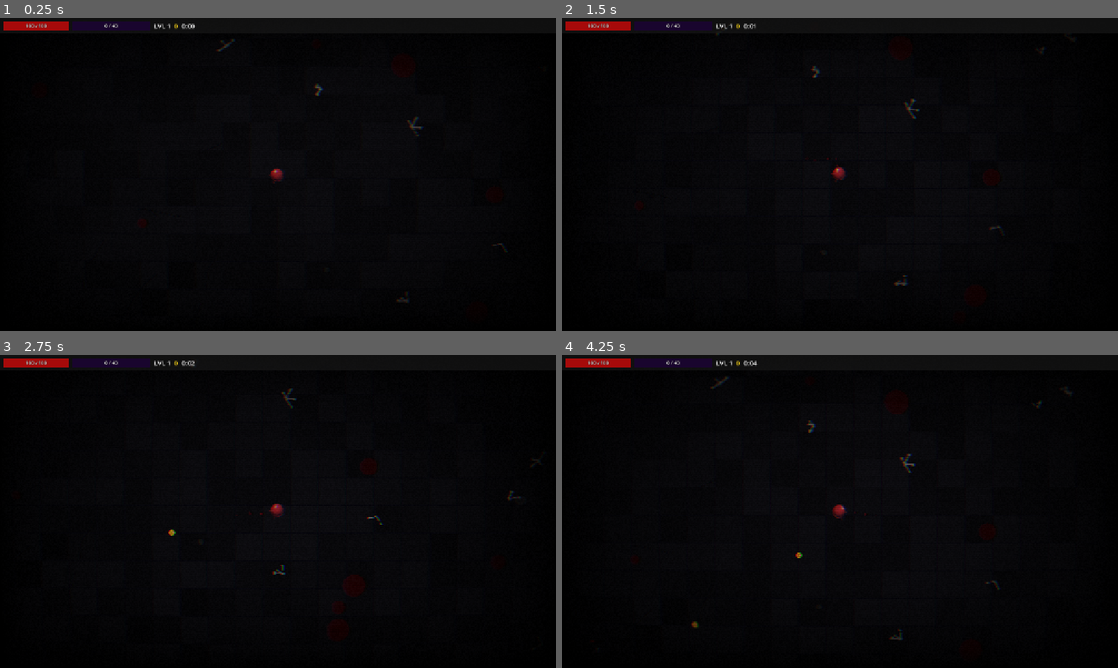
Above: before the commit, frames 1-4 (two rows, left to right).
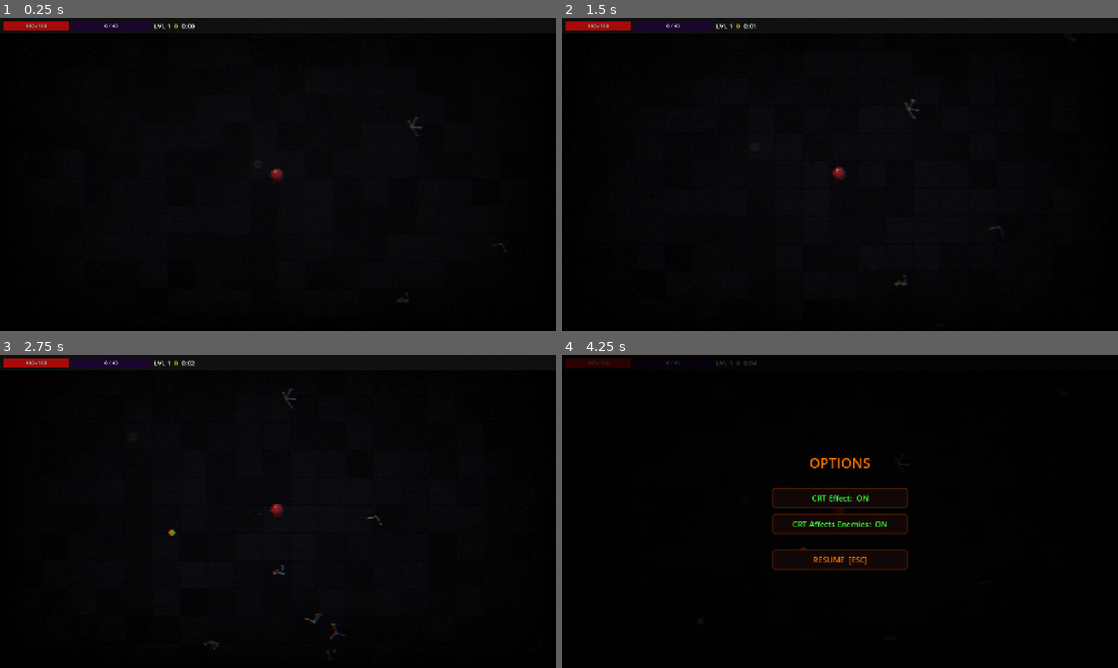
Above: after the commit, the same moments.

Repository: Drowth/Giblets
Game: Godot game, scene res://scenes/Main.tscn
Two runs of this game, one before a commit and one after it. Both use one fixed random seed, a clock stepped at 60 frames per second and the inputs below. Sound files missing from this copy of the repository are replaced by a short silence.
Inputs:
- Up to frame 1 (0.25 s): no input
- Up to frame 2 (1.5 s): tap Enter at 0.5 s; hold Right (ui_right) 0.53-1.28 s; hold Down (ui_down) from 1.28 s (still down)
- Up to frame 3 (2.75 s): release Down (ui_down) at 2.03 s; hold Right (ui_right) from 2.03 s (still down)
- Up to frame 4 (4.25 s): release Right (ui_right) at 2.78 s; hold Up (ui_up) 2.78-3.53 s; hold Left (ui_left) from 3.53 s (still down); tap Escape (ui_cancel) at 4.15 s

The runs differ from the first frame. In frame 1, less than 0.1% of the frame differs, in the area x 39-59%, y 6-25%; in frame 2, less than 0.1%; in frame 3, 0.2%; in frame 4, 2.5%, in the area x 0-92%, y 1-92%.

Commit message:
Add ESC options screen, fix pause, and clean up blood visuals
- ESC options screen with CRT on/off and enemies-above-CRT toggle
- Fix game not pausing during upgrade/options screens (was caused by PROCESS_MODE_ALWAYS on Main propagating to all children)
- Remove static blood pools from procedural background (Background.gd)
- Restore BloodSmears on kill; wraith smears are dark green
- Shrink BloodSplatter particle effect (size and velocity halved)
- BloodSmears.add_smear() now accepts a tint colour parameter
- Update CLAUDE.md and README to reflect new systems

Co-Authored-By: Claude Sonnet 4.6 <noreply@anthropic.com>

Diff:
--- a/scenes/BloodSplatter.tscn
+++ b/scenes/BloodSplatter.tscn
@@ -3,15 +3,15 @@
 [ext_resource type="Script" path="res://scripts/BloodSplatter.gd" id="1"]
 
 [node name="BloodSplatter" type="CPUParticles2D"]
-amount = 30
-lifetime = 0.75
+amount = 18
+lifetime = 0.6
 one_shot = true
 explosiveness = 0.92
 spread = 180.0
 gravity = Vector2(0, 180)
-initial_velocity_min = 70.0
-initial_velocity_max = 240.0
-scale_amount_min = 3.0
-scale_amount_max = 7.5
+initial_velocity_min = 40.0
+initial_velocity_max = 130.0
+scale_amount_min = 1.2
+scale_amount_max = 3.0
 color = Color(0.72, 0.02, 0.02, 1)
 script = ExtResource("1")
--- a/scripts/Background.gd
+++ b/scripts/Background.gd
@@ -9,7 +9,6 @@
 	rng.seed = 0xDEADBEEF
 	_draw_tiles(rng)
 	_draw_cracks(rng)
-	_draw_blood_pools(rng)
 	_draw_bones(rng)
 	_draw_skulls(rng)
 	_draw_world_border()
@@ -46,17 +45,6 @@
 				var ba := angle + rng.randf_range(-0.8, 0.8)
 				var bl := rng.randf_range(8.0, 24.0)
 				draw_line(cur, cur + Vector2(cos(ba) * bl, sin(ba) * bl), crack_color, 1.0)
-
-func _draw_blood_pools(rng: RandomNumberGenerator) -> void:
-	for _i in 80:
-		var pos := Vector2(rng.randf() * GameState.WORLD_SIZE.x, rng.randf() * GameState.WORLD_SIZE.y)
-		var r := rng.randf_range(10.0, 30.0)
-		var d := rng.randf_range(0.28, 0.46)
-		# Outer pool — dried, almost black
-		draw_circle(pos, r, Color(d * 0.70, 0.0, 0.0, 0.55))
-		# Inner slick — slightly fresher
-		var inner_offset := Vector2(rng.randf_range(-5.0, 5.0), rng.randf_range(-5.0, 5.0))
-		draw_circle(pos + inner_offset, r * 0.50, Color(d * 0.45, 0.0, 0.0, 0.40))
 
 func _draw_bones(rng: RandomNumberGenerator) -> void:
 	for _i in 60:
--- a/scripts/BloodSmears.gd
+++ b/scripts/BloodSmears.gd
@@ -12,7 +12,7 @@
 # Call from Enemy on death.
 # dir  — normalised movement direction of the enemy (used for smear trail axis)
 # scale_mul — 1.0 for regulars, ~2.5 for bosses
-func add_smear(pos: Vector2, dir: Vector2 = Vector2.RIGHT, scale_mul: float = 1.0) -> void:
+func add_smear(pos: Vector2, dir: Vector2 = Vector2.RIGHT, scale_mul: float = 1.0, tint: Color = Color(1.0, 0.0, 0.0)) -> void:
 	if _smears.size() >= MAX_SMEARS:
 		_smears.pop_front()
 
@@ -22,12 +22,12 @@
 	var d := dir.normalized() if dir.length_squared() > 0.01 \
 		else Vector2(rng.randf_range(-1.0, 1.0), rng.randf_range(-1.0, 1.0)).normalized()
 
-	var main_r  := rng.randf_range(10.0, 17.0) * scale_mul
-	var length  := rng.randf_range(20.0, 44.0) * scale_mul
-	var redness := rng.randf_range(0.12, 0.22)
-	var alpha   := rng.randf_range(0.60, 0.80)
-	var col     := Color(redness,         0.0, 0.0, alpha)
-	var icol    := Color(redness * 0.50,  0.0, 0.0, alpha * 0.72)
+	var main_r    := rng.randf_range(10.0, 17.0) * scale_mul
+	var length    := rng.randf_range(20.0, 44.0) * scale_mul
+	var intensity := rng.randf_range(0.12, 0.22)
+	var alpha     := rng.randf_range(0.60, 0.80)
+	var col       := Color(tint.r * intensity,        tint.g * intensity,        tint.b * intensity,        alpha)
+	var icol      := Color(tint.r * intensity * 0.50, tint.g * intensity * 0.50, tint.b * intensity * 0.50, alpha * 0.72)
 
 	# Satellite splatter drops
 	var dots: Array = []
@@ -37,7 +37,7 @@
 		dots.append({
 			"ofs": Vector2(cos(da) * spread, sin(da) * spread),
 			"r":   rng.randf_range(2.0, 7.0) * scale_mul,
-			"col": Color(redness * 0.7, 0.0, 0.0, rng.randf_range(0.28, 0.52))
+			"col": Color(tint.r * intensity * 0.7, tint.g * intensity * 0.7, tint.b * intensity * 0.7, rng.randf_range(0.28, 0.52))
 		})
 
 	_smears.append({
--- a/scripts/Main.gd
+++ b/scripts/Main.gd
@@ -1,9 +1,16 @@
 extends Node2D
 
-const ENEMY_SCENE        = preload("res://scenes/Enemy.tscn")
-const WRAITH_SCENE       = preload("res://scenes/Wraith.tscn")
-const BONE_SENTRY_SCRIPT = preload("res://scripts/BoneSentry.gd")
+const ENEMY_SCENE         = preload("res://scenes/Enemy.tscn")
+const WRAITH_SCENE        = preload("res://scenes/Wraith.tscn")
+const BONE_SENTRY_SCRIPT  = preload("res://scripts/BoneSentry.gd")
 const BLOOD_SMEARS_SCRIPT = preload("res://scripts/BloodSmears.gd")
+const OPTIONS_SCRIPT      = preload("res://ui/OptionsScreen.gd")
+
+var _crt_rect:            ColorRect   = null
+var _enemies_canvas:      CanvasLayer = null
+var _options_screen:      CanvasLayer = null
+var _crt_enabled:         bool        = true
+var _crt_affects_enemies: bool        = true
 
 @onready var enemies_container: Node2D = $Enemies
 @onready var projectiles_container: Node2D = $Projectiles
@@ -37,27 +44,72 @@
 		level_up_screen.hide()
 	_setup_blood_smears()
 	_setup_crt()
+	_setup_enemies_canvas()
+	_setup_options_screen()
 
 func _setup_blood_smears() -> void:
 	var node := BLOOD_SMEARS_SCRIPT.new()
 	add_child(node)
 
 func _setup_crt() -> void:
-	$UI.layer = 200  # render UI above the CRT post-process layer
+	$UI.layer = 200
 	var crt_layer := CanvasLayer.new()
-	crt_layer.layer = 128
+	crt_layer.layer        = 128
 	crt_layer.process_mode = Node.PROCESS_MODE_ALWAYS
-	var rect := ColorRect.new()
-	rect.set_anchors_and_offsets_preset(Control.PRESET_FULL_RECT)
-	rect.mouse_filter = Control.MOUSE_FILTER_IGNORE
-	rect.process_mode = Node.PROCESS_MODE_ALWAYS
+	_crt_rect = ColorRect.new()
+	_crt_rect.set_anchors_and_offsets_preset(Control.PRESET_FULL_RECT)
+	_crt_rect.mouse_filter = Control.MOUSE_FILTER_IGNORE
+	_crt_rect.process_mode = Node.PROCESS_MODE_ALWAYS
 	var shader = load("res://shaders/crt_effect.gdshader")
 	if shader:
 		var mat := ShaderMaterial.new()
 		mat.shader = shader
-		rect.material = mat
-	crt_layer.add_child(rect)
+		_crt_rect.material = mat
+	crt_layer.add_child(_crt_rect)
 	add_child(crt_layer)
+
+func _setup_enemies_canvas() -> void:
+	_enemies_canvas                      = CanvasLayer.new()
+	_enemies_canvas.follow_viewport_enabled = true
+	_enemies_canvas.layer                = 50  # below CRT (128) by default
+	add_child(_enemies_canvas)
+	enemies_container.reparent(_enemies_canvas)
+
+func _setup_options_screen() -> void:
+	_options_screen = CanvasLayer.new()
+	_options_screen.set_script(OPTIONS_SCRIPT)
+	add_child(_options_screen)
+	_options_screen.open_requested.connect(func():
+		if GameState.game_active:
+			_open_options()
+	)
+	_options_screen.crt_changed.connect(_on_crt_changed)
+	_options_screen.crt_enemies_changed.connect(_on_crt_enemies_changed)
+	_options_screen.resumed.connect(_close_options)
+
+func _open_options() -> void:
+	get_tree().paused = true
+	_options_screen.open(_crt_enabled, _crt_affects_enemies)
+
+func _close_options() -> void:
+	_options_screen.hide()
+	if not GameState.has_pending_level_up():
+		get_tree().paused = false
+
+func _on_crt_changed(enabled: bool) -> void:
+	_crt_enabled = enabled
+	_apply_crt_settings()
+
+func _on_crt_enemies_changed(enabled: bool) -> void:
+	_crt_affects_enemies = enabled
+	_apply_crt_settings()
+
+func _apply_crt_settings() -> void:
+	if _crt_rect:
+		_crt_rect.visible = _crt_enabled
+	if _enemies_canvas:
+		var above := not _crt_enabled or not _crt_affects_enemies
+		_enemies_canvas.layer = 150 if above else 50
 
 func _start_music() -> void:
 	if not music_player:
--- a/scripts/Wraith.gd
+++ b/scripts/Wraith.gd
@@ -183,7 +183,7 @@
 	var smears := get_tree().get_first_node_in_group("blood_smears")
 	if smears:
 		var dir := velocity.normalized() if velocity.length() > 1.0 else Vector2.DOWN
-		smears.add_smear(global_position, dir, 1.0)
+		smears.add_smear(global_position, dir, 1.0, Color(0.0, 1.0, 0.0))
 
 func _drop_xp() -> void:
 	if not _xp_container or not is_instance_valid(_xp_container):
--- /dev/null
+++ b/ui/OptionsScreen.gd
@@ -0,0 +1,133 @@
+extends CanvasLayer
+
+signal open_requested
+signal crt_changed(enabled: bool)
+signal crt_enemies_changed(enabled: bool)
+signal resumed
+
+var _crt_enabled: bool        = true
+var _crt_affects_enemies: bool = true
+
+func _ready() -> void:
+	layer        = 210
+	process_mode = Node.PROCESS_MODE_ALWAYS
+	hide()
+
+func open(crt_on: bool, crt_enemies: bool) -> void:
+	_crt_enabled         = crt_on
+	_crt_affects_enemies = crt_enemies
+	_rebuild()
+	show()
+
+func _process(_delta: float) -> void:
+	if not Input.is_action_just_pressed("ui_cancel"):
+		return
+	if visible:
+		_on_resume()
+	else:
+		open_requested.emit()
+
+func _rebuild() -> void:
+	for child in get_children():
+		child.queue_free()
+
+	# Dark overlay — blocks clicks on game world
+	var overlay := ColorRect.new()
+	overlay.set_anchors_and_offsets_preset(Control.PRESET_FULL_RECT)
+	overlay.color        = Color(0.0, 0.0, 0.0, 0.74)
+	overlay.mouse_filter = Control.MOUSE_FILTER_STOP
+	overlay.process_mode = Node.PROCESS_MODE_ALWAYS
+	add_child(overlay)
+
+	var center := CenterContainer.new()
+	center.set_anchors_and_offsets_preset(Control.PRESET_FULL_RECT)
+	center.mouse_filter = Control.MOUSE_FILTER_IGNORE
+	center.process_mode = Node.PROCESS_MODE_ALWAYS
+	add_child(center)
+
+	var vbox := VBoxContainer.new()
+	vbox.add_theme_constant_override("separation", 14)
+	vbox.process_mode = Node.PROCESS_MODE_ALWAYS
+	center.add_child(vbox)
+
+	# Title
+	var title := Label.new()
+	title.text = "OPTIONS"
+	title.add_theme_font_size_override("font_size", 32)
+	title.add_theme_color_override("font_color", Color(1.0, 0.45, 0.0))
+	title.horizontal_alignment = HORIZONTAL_ALIGNMENT_CENTER
+	title.process_mode = Node.PROCESS_MODE_ALWAYS
+	vbox.add_child(title)
+
+	_add_spacer(vbox, 8)
+
+	# CRT effect toggle
+	var crt_btn := _make_toggle("CRT Effect", _crt_enabled)
+	crt_btn.pressed.connect(func():
+		_crt_enabled = not _crt_enabled
+		crt_changed.emit(_crt_enabled)
+		_rebuild()
+	)
+	vbox.add_child(crt_btn)
+
+	# CRT affects enemies toggle — greyed when CRT is off
+	var enemies_btn := _make_toggle("CRT Affects Enemies", _crt_affects_enemies)
+	if not _crt_enabled:
+		enemies_btn.disabled  = true
+		enemies_btn.modulate.a = 0.35
+	enemies_btn.pressed.connect(func():
+		_crt_affects_enemies = not _crt_affects_enemies
+		crt_enemies_changed.emit(_crt_affects_enemies)
+		_rebuild()
+	)
+	vbox.add_child(enemies_btn)
+
+	_add_spacer(vbox, 8)
+
+	# Resume
+	var resume_btn := _make_button("RESUME  [ESC]", Color(1.0, 0.45, 0.0))
+	resume_btn.pressed.connect(_on_resume)
+	vbox.add_child(resume_btn)
+
+func _on_resume() -> void:
+	hide()
+	resumed.emit()
+
+func _add_spacer(parent: Control, height: int) -> void:
+	var s := Control.new()
+	s.custom_minimum_size = Vector2(0, height)
+	parent.add_child(s)
+
+func _make_toggle(label: String, state: bool) -> Button:
+	var color := Color(0.25, 1.0, 0.25) if state else Color(0.6, 0.6, 0.6)
+	return _make_button("%s:  %s" % [label, "ON" if state else "OFF"], color)
+
+func _make_button(label: String, font_color: Color) -> Button:
+	var btn := Button.new()
+	btn.text         = label
+	btn.process_mode = Node.PROCESS_MODE_ALWAYS
+	btn.custom_minimum_size = Vector2(310, 0)
+	btn.add_theme_font_size_override("font_size", 18)
+	btn.add_theme_color_override("font_color", font_color)
+
+	var norm := StyleBoxFlat.new()
+	norm.bg_color     = Color(0.07, 0.03, 0.03)
+	norm.border_color = Color(0.35, 0.12, 0.0)
+	norm.set_border_width_all(2)
+	norm.set_corner_radius_all(4)
+	norm.content_margin_left   = 22
+	norm.content_margin_right  = 22
+	norm.content_margin_top    = 10
+	norm.content_margin_bottom = 10
+	btn.add_theme_stylebox_override("normal", norm)
+
+	var hover := norm.duplicate() as StyleBoxFlat
+	hover.bg_color     = Color(0.15, 0.06, 0.02)
+	hover.border_color = Color(1.0, 0.45, 0.0)
+	btn.add_theme_stylebox_override("hover", hover)
+
+	var dis := norm.duplicate() as StyleBoxFlat
+	dis.bg_color = Color(0.04, 0.04, 0.04)
+	btn.add_theme_stylebox_override("disabled", dis)
+
+	return btn
Not shown, changed: CLAUDE.md
Not shown, changed: README.md
